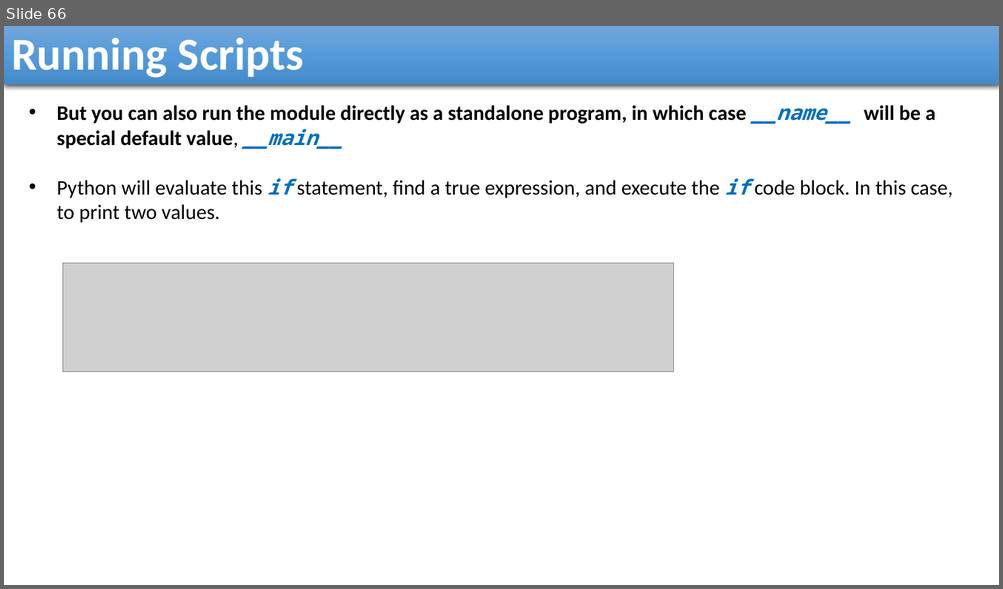
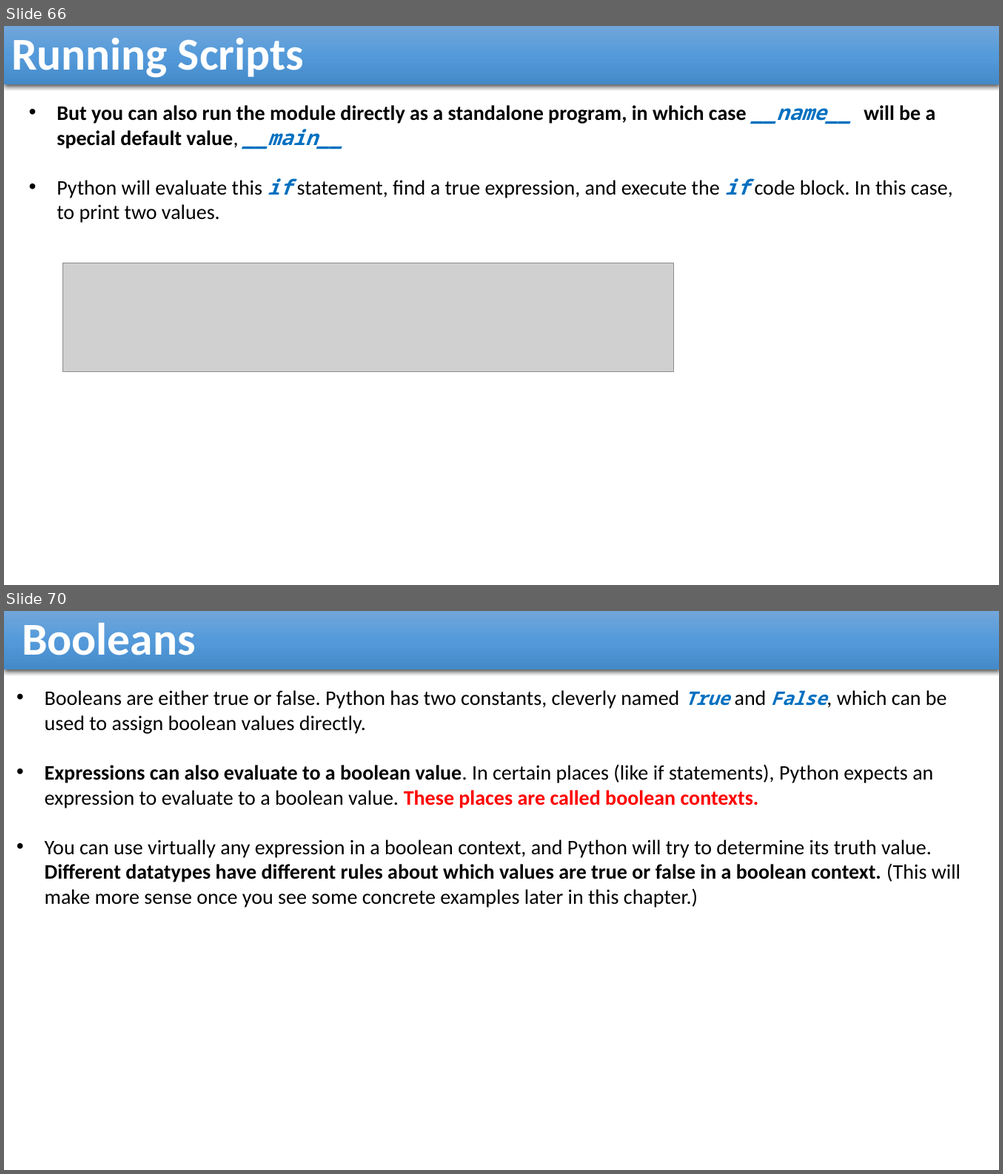
Before and after one commit to reza-arjmandi/rpi-course, a slide deck: session2/presentation/Python Basics.pptx. Shown one above the other, each under a label of ours: slide 66 before the commit, slides 66 and 70 after it; the slides between them are not shown. The pictures are 1003x589 and 1003x1174 pixels, drawn with LibreOffice and Linux fonts; fonts in the diff are those of the drawing; grey boxes stand for pictures. Boxes give left, top, right and bottom in pixels: in the first picture for what was removed or moved away, otherwise in the second. Text is boxed around its words. In the diff, an @@ line names an element or a change of style, - is before the commit and + after.

Commit message:
Python basics presentation file updated

```diff
--- a/session2/presentation/Python Basics.pptx
+++ b/session2/presentation/Python Basics.pptx
@@ slide 70 added at (4, 611, 999, 1170), background #FFFFFF @@
@@ rectangle added at (4, 611, 999, 670), fill gradient #71A6DB to #559BDB to #448ACA, 44 pt, text #FFFFFF, bold @@
+Booleans
@@ text added at (45, 690, 960, 908), 20 pt, text #000000 @@
+• Booleans are either true or false. Python has two constants, cleverly named True and False, which can be used to assign boolean values directly.
+• Expressions can also evaluate to a boolean value. In certain places (like if statements), Python expects an expression to evaluate to a boolean value. These places are called boolean contexts.
+• You can use virtually any expression in a boolean context, and Python will try to determine its truth value. Different datatypes have different rules about which values are true or false in a boolean context. (This will make more sense once you see some concrete examples later in this chapter.)
```
Also in this commit, not shown: 17 other slides added.
